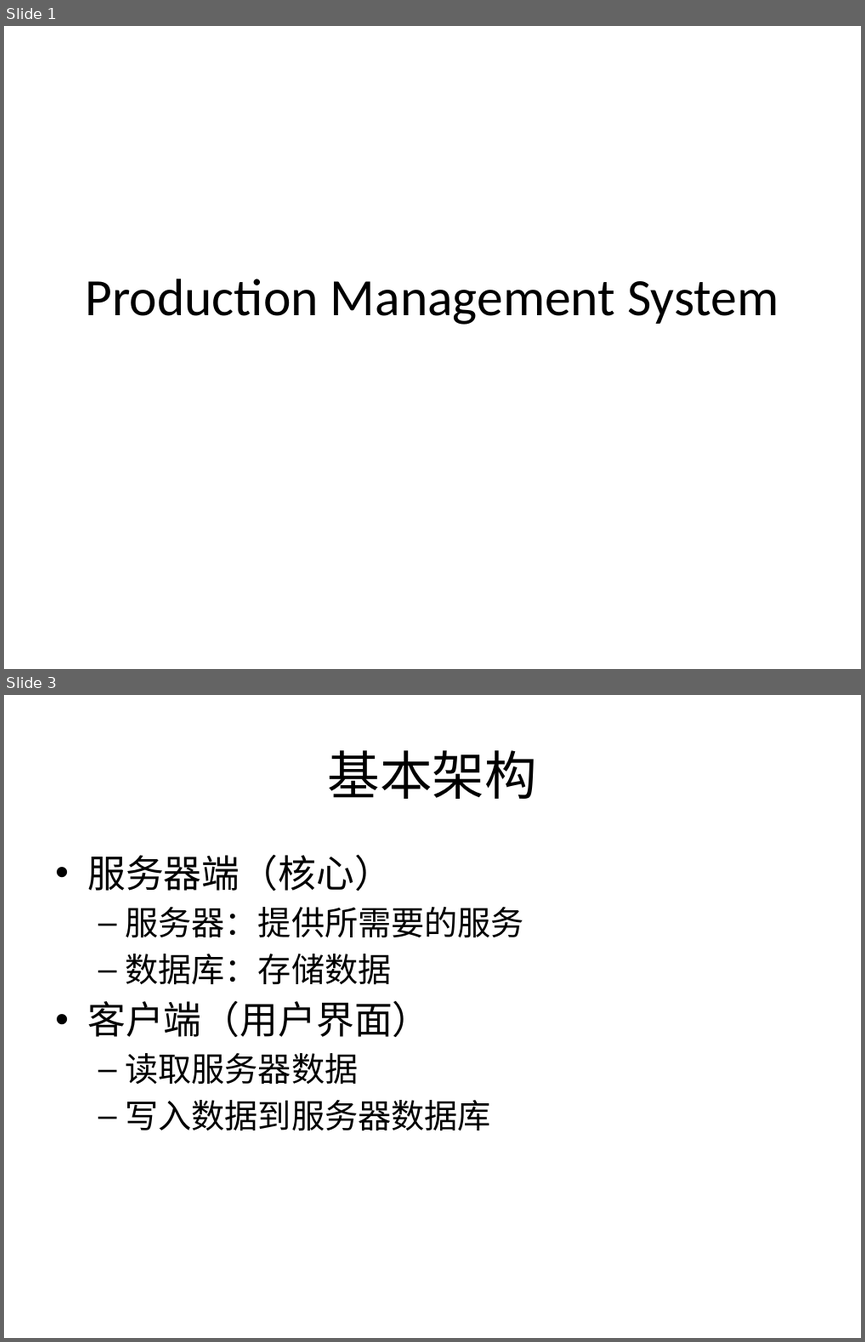
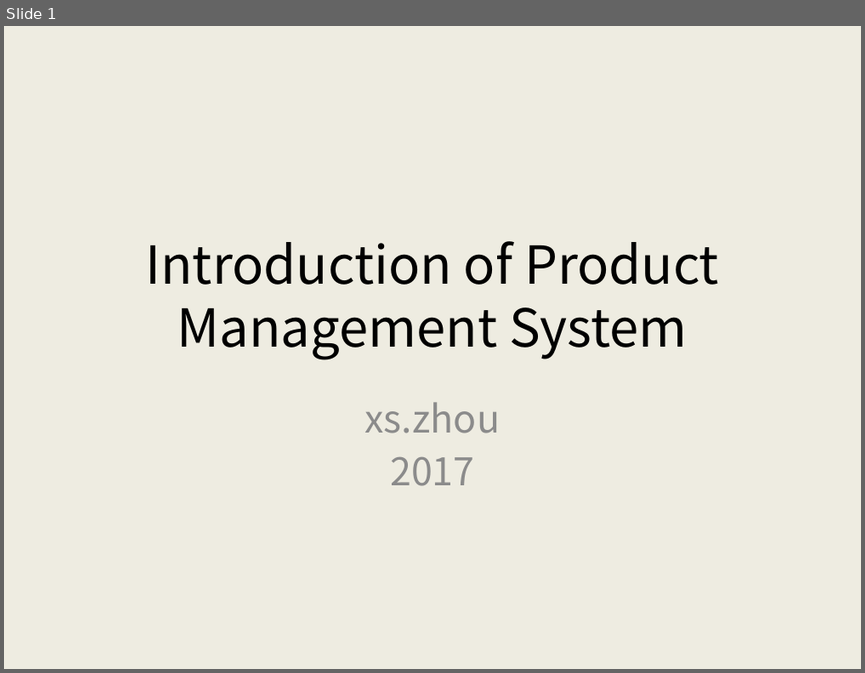
Before and after one commit to AlecSPb/PMS, a slide deck: PMSClient/Resource/Files/pmshelp_en.pptx. Shown one above the other, each under a label of ours: slides 1 and 3 before the commit, slide 1 after it; the slides between them are not shown. The pictures are 865x1342 and 865x673 pixels, drawn with LibreOffice and Linux fonts; fonts in the diff are those of the drawing. Boxes give left, top, right and bottom in pixels: in the first picture for what was removed or moved away, otherwise in the second. Text is boxed around its words. In the diff, an @@ line names an element or a change of style, - is before the commit and + after.

```diff
--- a/PMSClient/Resource/Files/pmshelp_en.pptx
+++ b/PMSClient/Resource/Files/pmshelp_en.pptx
@@ slide 3 removed at (4, 695, 861, 1338), background #FFFFFF @@
@@ title removed at (328, 750, 537, 799) @@
-基本架构
@@ text removed at (87, 854, 524, 1131) @@
-• 服务器端（核心）
-  – 服务器：提供所需要的服务
-  – 数据库：存储数据
-• 客户端（用户界面）
-  – 读取服务器数据
-  – 写入数据到服务器数据库
@@ slide 1 changed as well @@
@@ background #FFFFFF to #EEECE1 @@
@@ title at (145, 241, 719, 360): text changed; font Calibri to Noto Sans CJK SC @@
-Production Management System
+Introduction of Product Management System
@@ subtitle added at (365, 402, 500, 486), 32 pt, text #8C8C8C @@
+xs.zhou
+2017
```
Also in this commit, not shown: 1 other slide changed, 12 slides added, 9 other slides removed, 1 other file.
